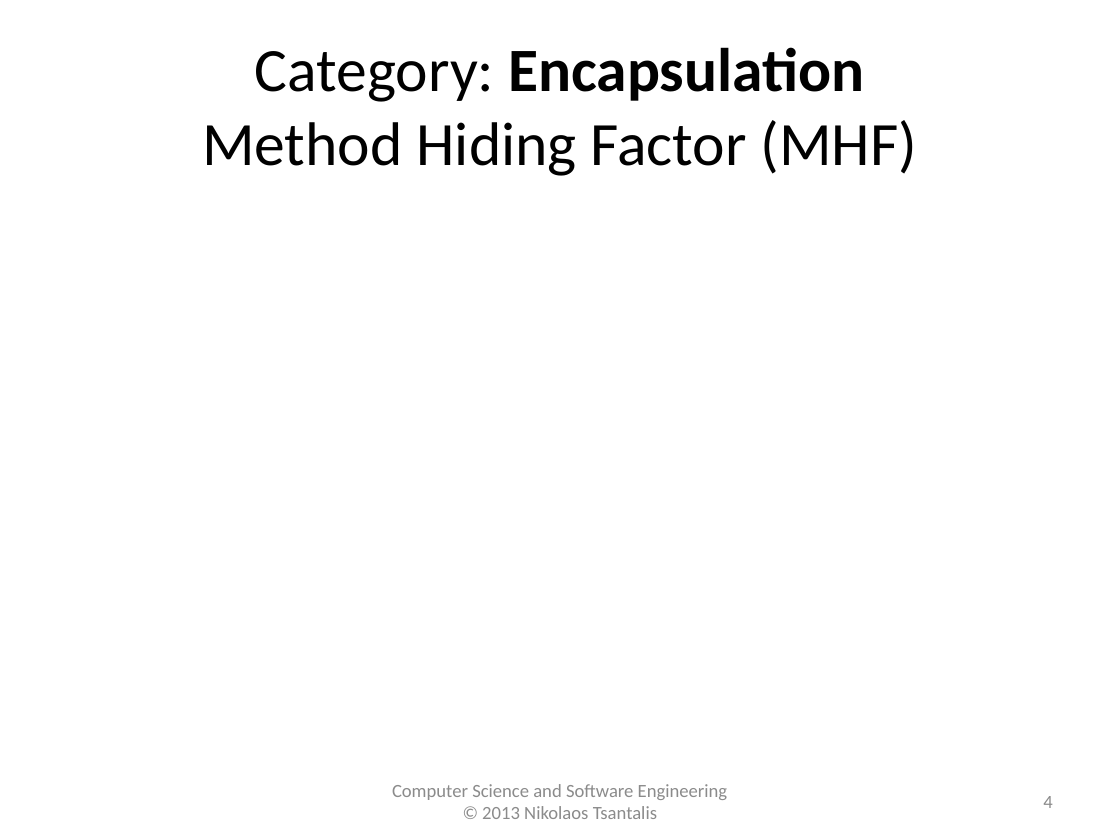
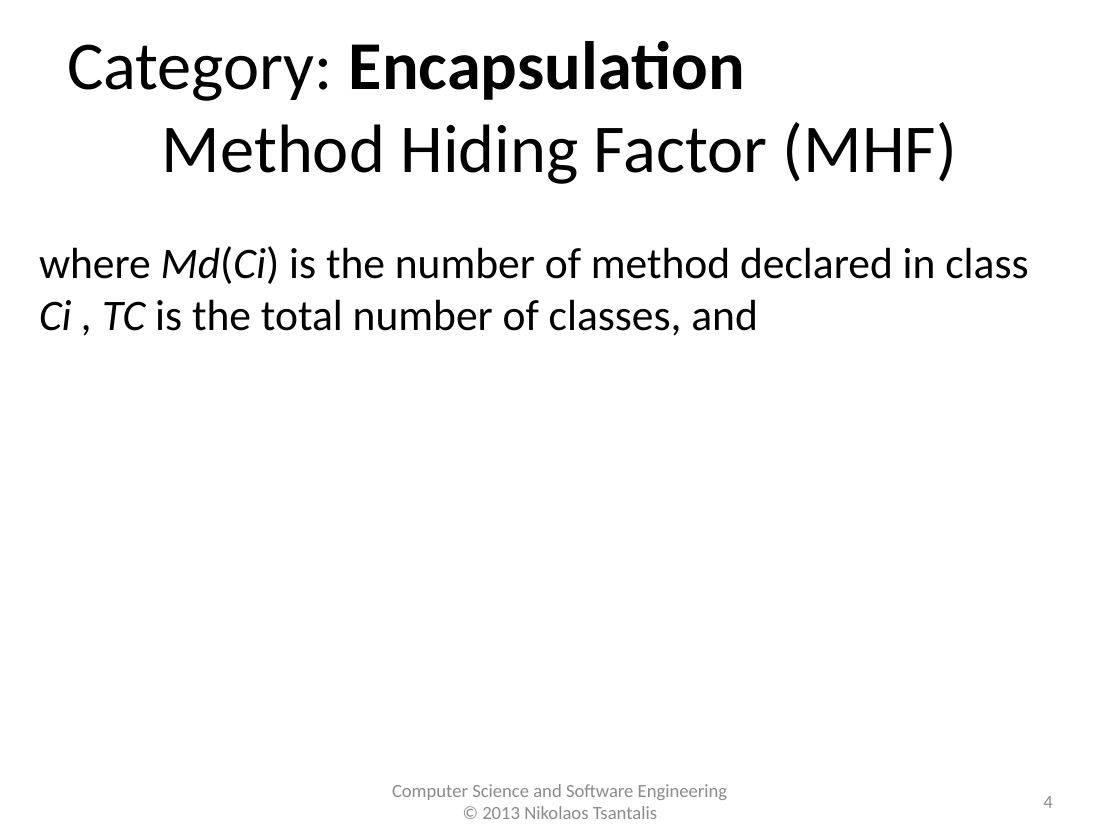
Before and after one commit to tajmilur-rahman/SOEN6611, a slide deck: slide 4 of lectures/lec4/Object-Oriented_Metrics_MOOD.pptx. Drawn at 1120x840 pixels with LibreOffice and Linux fonts; fonts in the diff are those of the drawing; grey boxes stand for pictures. Boxes give left, top, right and bottom in pixels: in the first picture for what was removed or moved away, otherwise in the second. Text is boxed around its words. In the diff, an @@ line names an element or a change of style, - is before the commit and + after.

Commit message:
project data files updated. class lectures updated.

```diff
--- a/lectures/lec4/Object-Oriented_Metrics_MOOD.pptx
+++ b/lectures/lec4/Object-Oriented_Metrics_MOOD.pptx
@@ text "Category: Encapsulation Method Hiding Factor ..." at [67,41,957,184]: size 39.6 to 44 pt @@
@@ text added at [39,246,1028,336], 28 pt, text #000000 @@
+where Md(Ci) is the number of method declared in class Ci , TC is the total number of classes, and
@@ text "Computer Science and Software Engineering" at [392,784,728,819]: text colour #8C8C8C to #8B8B8B @@
```
Also in this commit, not shown: 14 other slides changed, 9 other files.
